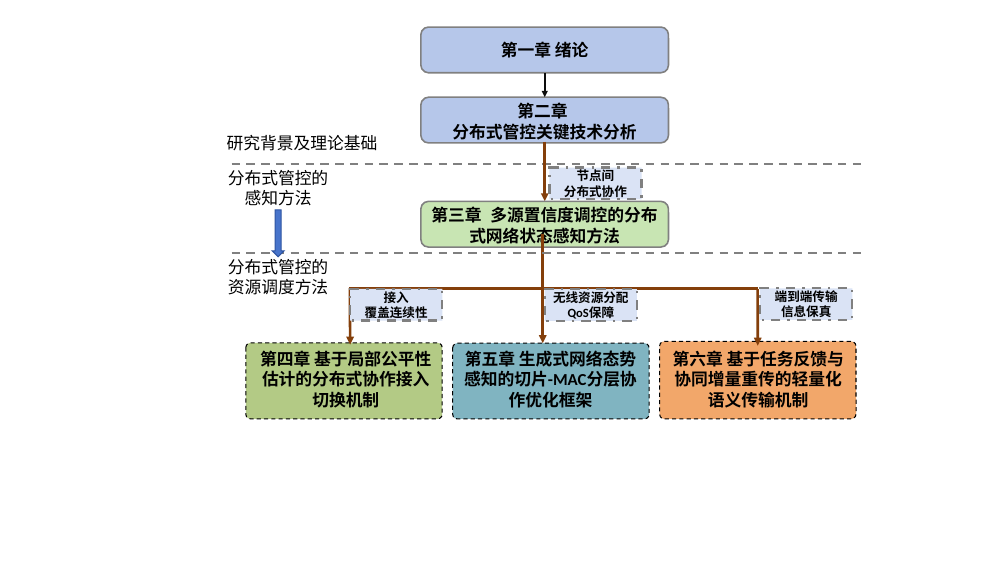
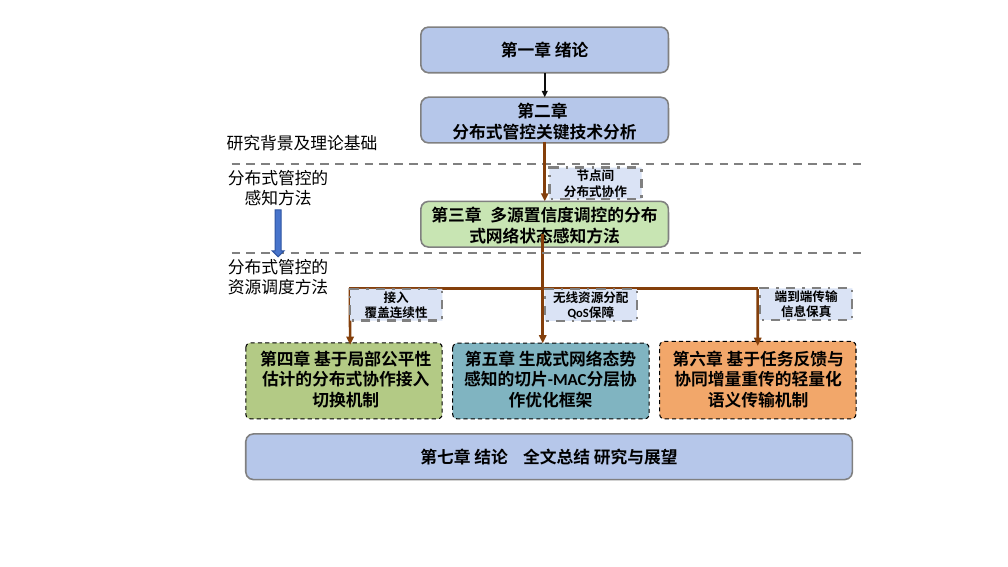
Before and after one commit to Langxiupu/SJTUThesis, a slide deck: slide 1 of figures/ppt/研究框架-精简.pptx. Drawn at 1008x567 pixels with LibreOffice and Linux fonts; fonts in the diff are those of the drawing. Boxes give left, top, right and bottom in pixels: in the first picture for what was removed or moved away, otherwise in the second. Text is boxed around its words. In the diff, an @@ line names an element or a change of style, - is before the commit and + after.

```diff
--- a/figures/ppt/研究框架-精简.pptx
+++ b/figures/ppt/研究框架-精简.pptx
@@ rounded rectangle added at (246, 434, 852, 479), fill #B6C7EA, outline #808080 1.5 pt, 16 pt, text #000000, bold @@
+第七章 结论 全文总结 研究与展望
```
Also in this commit, not shown: 7 other files.
